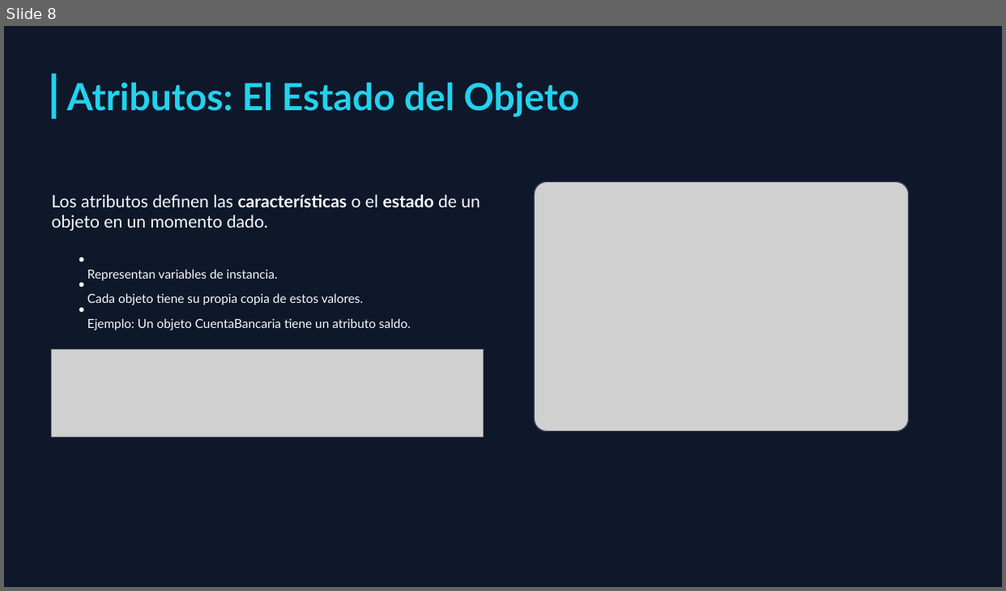
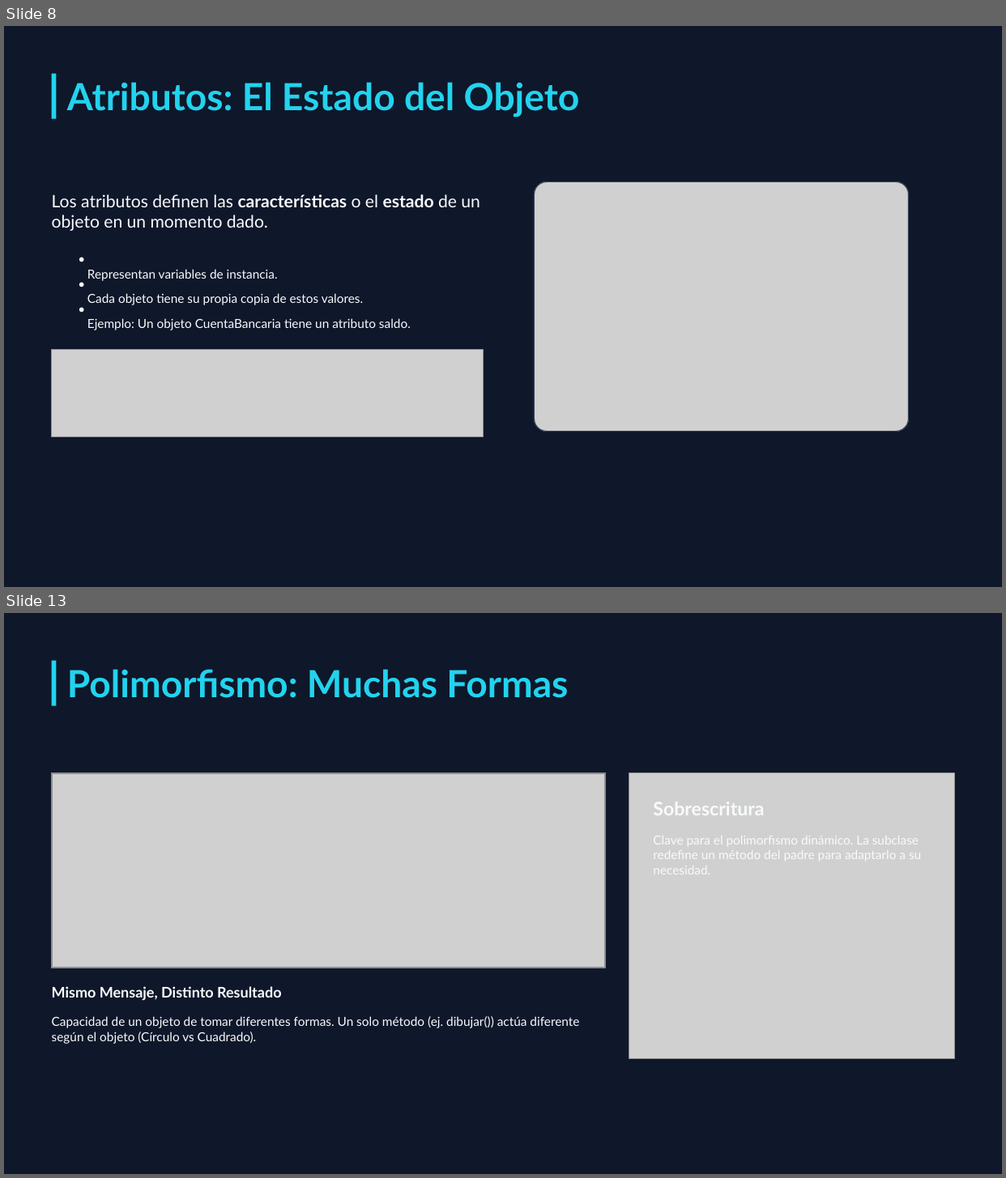
Before and after one commit to MelvinSevilla/programacionBasica, a slide deck: II UNIDAD/Presentaciones/II UNIDAD Programación Orientada a Objetos.pptx. Shown one above the other, each under a label of ours: slide 8 before the commit, slides 8 and 13 after it; the slides between them are not shown. The pictures are 1006x591 and 1006x1178 pixels, drawn with LibreOffice and Linux fonts; fonts in the diff are those of the drawing; grey boxes stand for pictures; background and template pictures are left out. Boxes give left, top, right and bottom in pixels: in the first picture for what was removed or moved away, otherwise in the second. Text is boxed around its words. In the diff, an @@ line names an element or a change of style, - is before the commit and + after.

```diff
--- a/II UNIDAD/Presentaciones/II UNIDAD Programación Orientada a Objetos.pptx
+++ b/II UNIDAD/Presentaciones/II UNIDAD Programación Orientada a Objetos.pptx
@@ slide 13 added at bbox=[4, 613, 1002, 1174], background picture (left out) @@
@@ rectangle added at bbox=[52, 661, 57, 706], fill #22D3EE @@
@@ text added at bbox=[67, 669, 568, 698], 36 pt, text #22D3EE, bold @@
+Polimorfismo: Muchas Formas
@@ picture added at bbox=[52, 773, 606, 968] @@
@@ picture added at bbox=[53, 774, 605, 967] @@
@@ picture added at bbox=[629, 773, 955, 1059] @@
@@ text added at bbox=[653, 802, 764, 815], 18 pt, text #F8FAFC, bold @@
+Sobrescritura
@@ text added at bbox=[653, 836, 921, 875], 12 pt, text #F8FAFC @@
+Clave para el polimorfismo dinámico. La subclase redefine un método del padre para adaptarlo a su necesidad.
@@ text added at bbox=[52, 986, 282, 1001], 14 pt, text #F8FAFC, bold @@
+Mismo Mensaje, Distinto Resultado
@@ text added at bbox=[52, 1016, 579, 1044], 12 pt, text #F8FAFC @@
+Capacidad de un objeto de tomar diferentes formas. Un solo método (ej. dibujar()) actúa diferente según el objeto (Círculo vs Cuadrado).
```
Also in this commit, not shown: 7 other slides added, 1 slide removed, 2 other files.
